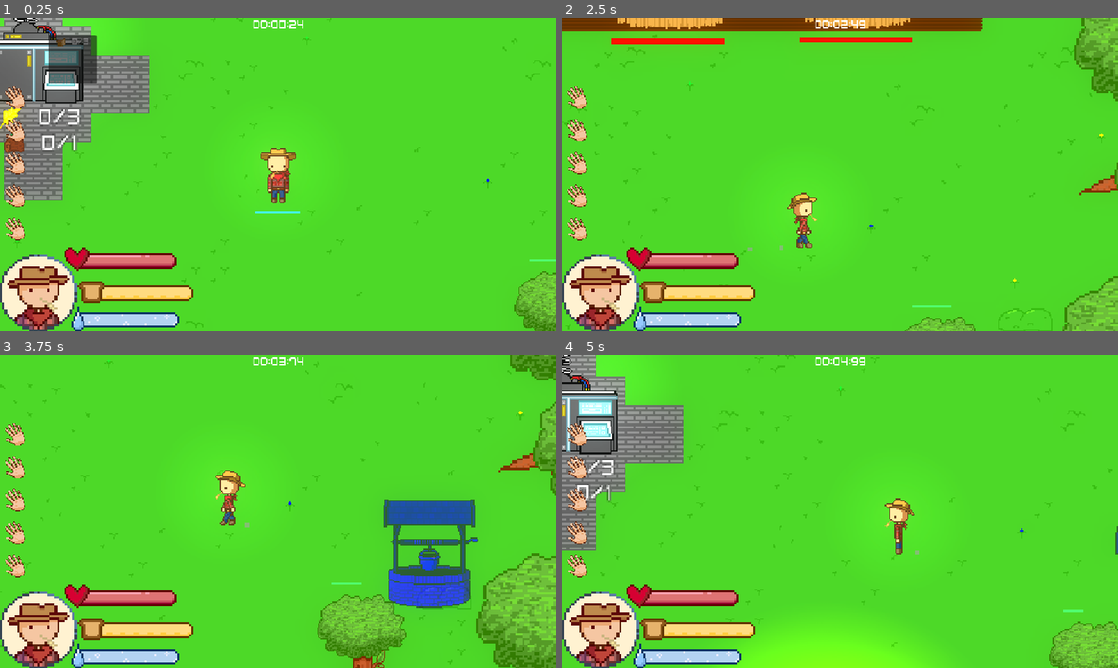
Above: before the commit, frames 1-4 (two rows, left to right).
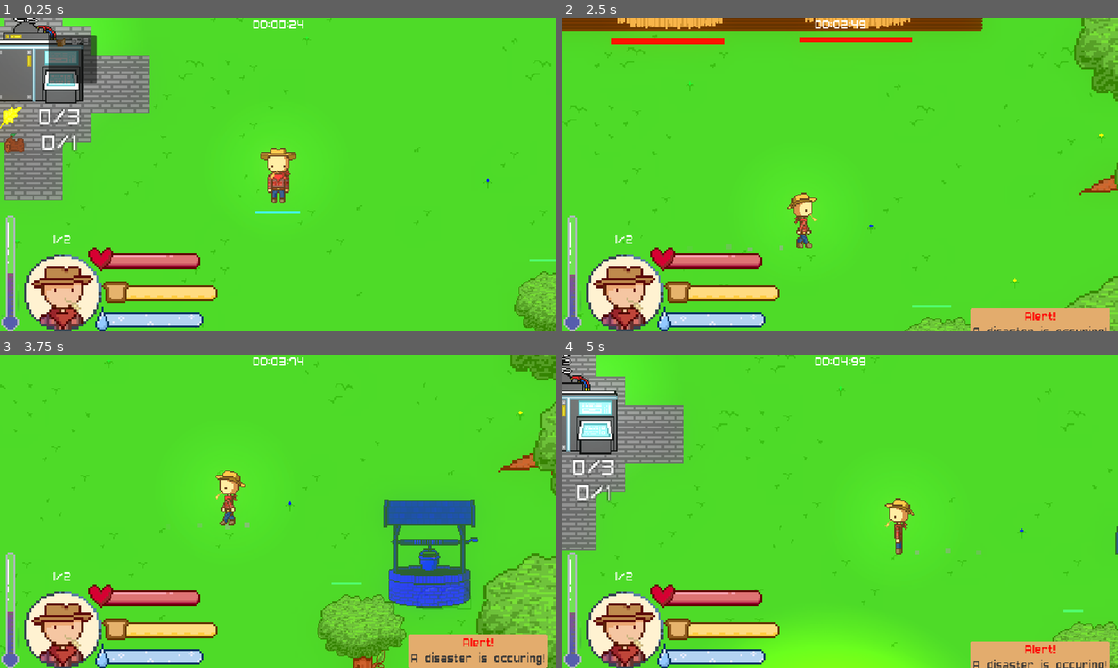
Above: after the commit, the same moments.

Repository: T3rryTim3/mhs-gamedev-02
Game: Godot game, scene res://scenes/Levels/field.tscn
Same seed, same stepped clock (60 frames per second), same inputs: the game is played once before the commit and once after it. This scene is started directly instead of the project's main scene.
Inputs (mouse positions are in pixels of both pictures, inside the frame that each line leads up to):
- Up to frame 1 (0.25 s): no input
- Up to frame 2 (2.5 s): tap Enter (ui_accept) at 0.5, 0.77 s; move the mouse to (962, 158) at 0.52 s; hold D (move_right) 0.53-1.25 s; tap B (blueprint) at 0.6 s; click (962, 158) at 0.67 s; tap Q (drop) at 0.8 s; drag from (728, 190) to (812, 237) at 1.27 s; move the mouse to (895, 105) at 2.02 s; hold D (move_right) from 2.03 s (still down); click (895, 105) at 2.1 s; tap K (spawn_event) at 2.3 s
- Up to frame 3 (3.75 s): release D (move_right) at 2.75 s; drag from (250, 574) to (111, 464) at 2.77 s; move the mouse to (444, 558) at 3.52 s; hold A (move_left) from 3.53 s (still down); tap B (blueprint) at 3.6 s; click (444, 558) at 3.67 s
- Up to frame 4 (5 s): tap Enter (ui_accept) at 3.77 s; tap Q (drop) at 3.8 s; release A (move_left) at 4.25 s; drag from (673, 464) to (773, 495) at 4.27 s

The runs differ from the first frame. In frame 1, 6.2% of the frame differs, in the area x 0-40%, y 21-100%; in frame 2, 8.1%; in frame 3, 8.9%, in the area x 0-99%, y 21-100%; in frame 4, 8.4%.

Commit message:
Small visual changes

Diff:
--- a/projects/mhsdev-02/loadingscreentips.gd
+++ b/projects/mhsdev-02/loadingscreentips.gd
@@ -1,4 +1,7 @@
 extends Control
+
+var tip_cooldown:float = 6
+var current_tip_cooldown:float = 0
 
 var tips = [
 	"You can add water to wheat fields to heal them.",
@@ -7,7 +10,6 @@
 	"Powering the machine early helps you survive longer.",
 	"You can carry multiple items at once and rotate them around (Default R). ",
 	"Press Q (Default) to drop items without picking anything up.",
-	"Sprinting increases your thirst drain, so use it wisely.",
 	"Sprinting increases your thirst drain, so use it wisely."
 ]
 
@@ -18,5 +20,11 @@
 	print (value)
 	$PanelContainer/Label.text = str(value)
 
+func _process(delta: float) -> void:
+	current_tip_cooldown += delta
+	if current_tip_cooldown >= tip_cooldown:
+		select_tip()
+		current_tip_cooldown = 0
+
 func _ready() -> void:
 	select_tip()
--- a/projects/mhsdev-02/loadingscreentips.tscn
+++ b/projects/mhsdev-02/loadingscreentips.tscn
@@ -1,6 +1,8 @@
-[gd_scene load_steps=2 format=3 uid="uid://cc6iwjkl1y75b"]
+[gd_scene load_steps=3 format=3 uid="uid://bi5kl6iyh0ako"]
 
 [ext_resource type="Script" uid="uid://ddcy2pr4aidwy" path="res://loadingscreentips.gd" id="1_q74re"]
+
+[sub_resource type="StyleBoxEmpty" id="StyleBoxEmpty_q74re"]
 
 [node name="Control" type="Control"]
 layout_mode = 3
@@ -18,11 +20,12 @@
 anchor_right = 1.0
 anchor_bottom = 1.0
 offset_left = 490.0
-offset_top = -186.0
+offset_top = -35.0
 offset_right = -481.0
 offset_bottom = -1.0
 grow_horizontal = 2
 grow_vertical = 0
+theme_override_styles/panel = SubResource("StyleBoxEmpty_q74re")
 
 [node name="Label" type="Label" parent="PanelContainer"]
 layout_mode = 2
--- a/projects/mhsdev-02/scenes/Base/player.tscn
+++ b/projects/mhsdev-02/scenes/Base/player.tscn
@@ -255,6 +255,13 @@
 [sub_resource type="CircleShape2D" id="CircleShape2D_v1t42"]
 radius = 17.58
 
+[sub_resource type="Curve" id="Curve_1plcu"]
+_data = [Vector2(0, 1), 0.0, 0.0, 0, 0, Vector2(0.529412, 0.853933), 0.0, 0.0, 0, 0, Vector2(1, 0), 0.0, 0.0, 0, 0]
+point_count = 3
+
+[sub_resource type="CurveTexture" id="CurveTexture_nxqlp"]
+curve = SubResource("Curve_1plcu")
+
 [sub_resource type="ParticleProcessMaterial" id="ParticleProcessMaterial_2qmqs"]
 particle_flag_disable_z = true
 emission_shape_scale = Vector3(1, 2, 1)
@@ -264,6 +271,7 @@
 scale_min = 4.0
 scale_max = 4.0
 color = Color(0.52, 0.52, 0.52, 0.666667)
+alpha_curve = SubResource("CurveTexture_nxqlp")
 
 [sub_resource type="Gradient" id="Gradient_ec81o"]
 offsets = PackedFloat32Array(0, 0.87013)
@@ -357,7 +365,7 @@
 z_index = -4
 z_as_relative = false
 position = Vector2(0, 22)
-amount = 4
+lifetime = 2.0
 process_material = SubResource("ParticleProcessMaterial_2qmqs")
 
 [node name="PointLight2D" type="PointLight2D" parent="."]
--- /dev/null
+++ b/projects/mhsdev-02/scenes/Events/LightningStrike.tscn
@@ -0,0 +1,3 @@
+[gd_scene format=3 uid="uid://b0px88u7gy3cc"]
+
+[node name="LightningStrike" type="StaticBody2D"]
--- /dev/null
+++ b/projects/mhsdev-02/scenes/Events/storm.gd
@@ -0,0 +1,20 @@
+extends Event
+
+@onready var lightning = preload("res://scenes/Events/LightningStrike.tscn")
+
+var strike_delay:float
+var strike_damage:float
+
+var max_delay:float
+
+## Strike lightning at a random area on the map.
+func _strike():
+	pass
+
+func _process(delta:float):
+	strike_delay += delta
+	if strike_delay >= max_delay:
+		_strike()
+
+func _ready():
+	strike_delay = 20 / EventMan.scale_val(data.strength)
--- /dev/null
+++ b/projects/mhsdev-02/scenes/Events/storm.tscn
@@ -0,0 +1,54 @@
+[gd_scene load_steps=9 format=3 uid="uid://db6ulycnywgrc"]
+
+[ext_resource type="Script" uid="uid://dtrel3tdenhpb" path="res://scenes/Events/storm.gd" id="1_hbpd6"]
+[ext_resource type="Texture2D" uid="uid://ddfxp82bdurxa" path="res://images/event/Storm/lightning 1.png" id="3_aj7u2"]
+[ext_resource type="Texture2D" uid="uid://kuorkrr6tkxn" path="res://images/event/Storm/lightning 3.png" id="4_v54kc"]
+[ext_resource type="Texture2D" uid="uid://dh54sj1sjgmm6" path="res://images/event/Storm/Lighnting 2.png" id="5_4ka4a"]
+[ext_resource type="AudioStream" uid="uid://uauxowy0nyjv" path="res://Audio/SFX/Event/volcanoSpawnTest.wav" id="5_hw6sc"]
+[ext_resource type="Texture2D" uid="uid://cn05b4sy3b7am" path="res://images/event/Storm/lighitning 4.png" id="6_4dt60"]
+[ext_resource type="Texture2D" uid="uid://nefdihhb3hrn" path="res://images/event/Storm/litining 5.png" id="7_5u5dn"]
+
+[sub_resource type="SpriteFrames" id="SpriteFrames_uu3rc"]
+animations = [{
+"frames": [],
+"loop": true,
+"name": &"default",
+"speed": 5.0
+}, {
+"frames": [{
+"duration": 1.0,
+"texture": ExtResource("3_aj7u2")
+}, {
+"duration": 1.0,
+"texture": ExtResource("4_v54kc")
+}, {
+"duration": 1.0,
+"texture": ExtResource("5_4ka4a")
+}, {
+"duration": 1.0,
+"texture": ExtResource("6_4dt60")
+}, {
+"duration": 1.0,
+"texture": ExtResource("7_5u5dn")
+}],
+"loop": false,
+"name": &"strike",
+"speed": 10.0
+}]
+
+[node name="Volcano" type="Node"]
+script = ExtResource("1_hbpd6")
+
+[node name="StaticBody2D2" type="StaticBody2D" parent="."]
+scale = Vector2(3, 3)
+
+[node name="Spawn" type="AudioStreamPlayer2D" parent="StaticBody2D2"]
+scale = Vector2(0.333333, 0.333333)
+stream = ExtResource("5_hw6sc")
+bus = &"SFX"
+
+[node name="AnimatedSprite2D" type="AnimatedSprite2D" parent="StaticBody2D2"]
+sprite_frames = SubResource("SpriteFrames_uu3rc")
+animation = &"strike"
+frame = 4
+frame_progress = 1.0
--- a/projects/mhsdev-02/scenes/Events/tornado.tscn
+++ b/projects/mhsdev-02/scenes/Events/tornado.tscn
@@ -1,10 +1,10 @@
 [gd_scene load_steps=27 format=3 uid="uid://6rt37s7rt8yn"]
 
 [ext_resource type="Script" uid="uid://dsh22e3hlmtpx" path="res://scripts/Events/tornado.gd" id="1_hquia"]
-[ext_resource type="Texture2D" uid="uid://d2brelvh11mbq" path="res://images/event/pixil-frame-0.png" id="2_u72bs"]
-[ext_resource type="Texture2D" uid="uid://3apexvksy8uk" path="res://images/event/pixil-frame-1.png" id="3_u0dys"]
-[ext_resource type="Texture2D" uid="uid://5kjpxua8ib07" path="res://images/event/pixil-frame-2.png" id="4_7hdht"]
-[ext_resource type="Texture2D" uid="uid://c4jy4rsfs0khp" path="res://images/event/pixil-frame-3.png" id="5_wc17b"]
+[ext_resource type="Texture2D" uid="uid://d2brelvh11mbq" path="res://images/event/Tornado/pixil-frame-0.png" id="2_u72bs"]
+[ext_resource type="Texture2D" uid="uid://3apexvksy8uk" path="res://images/event/Tornado/pixil-frame-1.png" id="3_u0dys"]
+[ext_resource type="Texture2D" uid="uid://5kjpxua8ib07" path="res://images/event/Tornado/pixil-frame-2.png" id="4_7hdht"]
+[ext_resource type="Texture2D" uid="uid://c4jy4rsfs0khp" path="res://images/event/Tornado/pixil-frame-3.png" id="5_wc17b"]
 [ext_resource type="Texture2D" uid="uid://dmk6tourrlbtx" path="res://images/event/Tornado/Tornado Frame 1.png" id="6_e2ve3"]
 [ext_resource type="Texture2D" uid="uid://dsbdwrphy8qvd" path="res://images/event/Tornado/Tornado Frame 2.png" id="7_utn5a"]
 [ext_resource type="Texture2D" uid="uid://cnlp2l3cxg2q1" path="res://images/event/Tornado/Tornado Frame 3.png" id="8_dxdub"]
--- a/projects/mhsdev-02/scenes/Levels/field.tscn
+++ b/projects/mhsdev-02/scenes/Levels/field.tscn
@@ -16,6 +16,12 @@
 [sub_resource type="RectangleShape2D" id="RectangleShape2D_5cqmg"]
 size = Vector2(1293, 960)
 
+[sub_resource type="Gradient" id="Gradient_4sovy"]
+
+[sub_resource type="GradientTexture2D" id="GradientTexture2D_tx5fc"]
+gradient = SubResource("Gradient_4sovy")
+fill_from = Vector2(0, 1)
+
 [sub_resource type="Environment" id="Environment_nmvk3"]
 background_mode = 3
 ambient_light_source = 1
@@ -23,13 +29,15 @@
 ssao_radius = 1.5
 ssao_detail = 1.5
 glow_enabled = true
-glow_intensity = 0.21
-glow_strength = 0.6
-glow_bloom = 0.37
+glow_intensity = 0.38
+glow_strength = 0.72
+glow_bloom = 0.4
 glow_blend_mode = 1
 glow_hdr_threshold = 0.0
-glow_hdr_scale = 0.95
-glow_hdr_luminance_cap = 41.18
+glow_hdr_scale = 2.04
+glow_hdr_luminance_cap = 16.93
+glow_map_strength = 0.87
+glow_map = SubResource("GradientTexture2D_tx5fc")
 adjustment_enabled = true
 adjustment_brightness = 1.1
 adjustment_contrast = 0.91
--- a/projects/mhsdev-02/scenes/Levels/tutorial_2.tscn
+++ b/projects/mhsdev-02/scenes/Levels/tutorial_2.tscn
@@ -53,6 +53,7 @@
 map_limit = NodePath("CameraLimit")
 
 [node name="CameraLimit" type="CollisionShape2D" parent="."]
+visible = false
 position = Vector2(-122.5, 1.5)
 shape = SubResource("RectangleShape2D_5cqmg")
 debug_color = Color(0, 0.61, 0.61, 0.243137)
--- a/projects/mhsdev-02/scenes/UI/hud.tscn
+++ b/projects/mhsdev-02/scenes/UI/hud.tscn
@@ -11,16 +11,19 @@
 [ext_resource type="Texture2D" uid="uid://w50q7hpdtyxh" path="res://images/UI/Stats/Health/Health bar 0.png" id="9_t6axx"]
 [ext_resource type="Texture2D" uid="uid://blsojfbk6wugf" path="res://images/UI/Stats/Health/Helth1.png" id="10_kj32l"]
 [ext_resource type="Texture2D" uid="uid://cmfxo2ewxo1un" path="res://images/UI/Stats/Health/helth bar.png" id="11_0fcg2"]
+[ext_resource type="Texture2D" uid="uid://cfre3y4nv0v18" path="res://images/UI/Stats/Temp/Therometer Clear.png" id="12_7frj2"]
 [ext_resource type="Script" uid="uid://ducio72b3s1st" path="res://scripts/Singletons/UI/playerstatbar.gd" id="12_bvuis"]
 [ext_resource type="PackedScene" uid="uid://cpvuemyt56v57" path="res://scenes/UI/PauseMenu.tscn" id="12_kj32l"]
 [ext_resource type="Texture2D" uid="uid://du2v5bxgnjd7b" path="res://images/UI/Stats/Hunger/Hunger bar 0.png" id="12_syq1e"]
 [ext_resource type="Texture2D" uid="uid://daat7lxig261k" path="res://images/UI/Stats/Hunger/Hunger Icon.png" id="13_bvuis"]
+[ext_resource type="Texture2D" uid="uid://tr41fmo250lv" path="res://images/UI/Stats/Temp/Thermometer.png" id="13_dm2wl"]
 [ext_resource type="Texture2D" uid="uid://cbv6mqskvvpnh" path="res://images/UI/Stats/Hunger/Hunger Bar.png" id="14_72mkl"]
 [ext_resource type="Texture2D" uid="uid://cinpnqv1kp7yd" path="res://images/UI/Stats/Thirst/Thirst bar 0.png" id="15_riety"]
 [ext_resource type="Texture2D" uid="uid://c0jyuwty7cei3" path="res://images/UI/Stats/Thirst/thirst icon.png" id="16_r44e2"]
 [ext_resource type="Texture2D" uid="uid://cbqqb0mub0etx" path="res://images/UI/Stats/Thirst/Thirst bar.png" id="17_7frj2"]
 [ext_resource type="Texture2D" uid="uid://cj3r5l6nmhku3" path="res://images/UI/Stats/Samuel health bar icon.png" id="19_dm2wl"]
 [ext_resource type="Texture2D" uid="uid://btcwci6xrmgxj" path="res://images/UI/hand.png" id="21_72mkl"]
+[ext_resource type="Texture2D" uid="uid://5wk5qj75dypj" path="res://images/UI/Screen-Overlay.png" id="22_riety"]
 
 [sub_resource type="Gradient" id="Gradient_18exe"]
 colors = PackedColorArray(0.827451, 0, 0.137255, 0.419608, 0.827, 0, 0.137, 0)
@@ -57,7 +60,52 @@
 frame_3/texture = ExtResource("7_7wvwv")
 frame_3/duration = 1.0
 
-[node name="Control" type="Control"]
+[sub_resource type="StyleBoxFlat" id="StyleBoxFlat_7frj2"]
+bg_color = Color(0.89, 0.674027, 0.4272, 1)
+corner_radius_top_left = 5
+corner_radius_top_right = 5
+corner_radius_bottom_right = 5
+corner_radius_bottom_left = 5
+anti_aliasing = false
+
+[sub_resource type="Animation" id="Animation_vatau"]
+length = 0.001
+tracks/0/type = "value"
+tracks/0/imported = false
+tracks/0/enabled = true
+tracks/0/path = NodePath(".:position")
+tracks/0/interp = 1
+tracks/0/loop_wrap = true
+tracks/0/keys = {
+"times": PackedFloat32Array(0),
+"transitions": PackedFloat32Array(1),
+"update": 0,
+"values": [Vector2(864, 578)]
+}
+
+[sub_resource type="Animation" id="Animation_dm2wl"]
+resource_name = "show"
+length = 3.0
+tracks/0/type = "value"
+tracks/0/imported = false
+tracks/0/enabled = true
+tracks/0/path = NodePath(".:position")
+tracks/0/interp = 1
+tracks/0/loop_wrap = true
+tracks/0/keys = {
+"times": PackedFloat32Array(0, 0.366667, 1.76667, 3),
+"transitions": PackedFloat32Array(0.420448, 1, 6.06287, 0.420448),
+"update": 0,
+"values": [Vector2(845, 670), Vector2(845, 578), Vector2(845, 578), Vector2(845, 670)]
+}
+
+[sub_resource type="AnimationLibrary" id="AnimationLibrary_2twfv"]
+_data = {
+&"RESET": SubResource("Animation_vatau"),
+&"show": SubResource("Animation_dm2wl")
+}
+
+[node name="HUD" type="Control"]
 process_mode = 3
 layout_mode = 3
 anchors_preset = 15
@@ -184,9 +232,9 @@
 
 [node name="Health" type="TextureProgressBar" parent="."]
 layout_mode = 0
-offset_left = 125.0
+offset_left = 175.0
 offset_top = 471.0
-offset_right = 185.0
+offset_right = 235.0
 offset_bottom = 511.0
 scale = Vector2(4, 4)
 value = 100.0
@@ -196,11 +244,25 @@
 script = ExtResource("12_bvuis")
 threshold_perc = 10.0
 
+[node name="Temp" type="TextureProgressBar" parent="."]
+layout_mode = 0
+offset_left = 3.0
+offset_top = 407.0
+offset_right = 63.0
+offset_bottom = 467.0
+scale = Vector2(4, 4)
+value = 100.0
+fill_mode = 3
+texture_under = ExtResource("12_7frj2")
+texture_progress = ExtResource("13_dm2wl")
+script = ExtResource("12_bvuis")
+threshold_perc = 10.0
+
 [node name="Hunger" type="TextureProgressBar" parent="."]
 layout_mode = 0
-offset_left = 160.0
+offset_left = 210.0
 offset_top = 537.0
-offset_right = 220.0
+offset_right = 270.0
 offset_bottom = 577.0
 scale = Vector2(4, 4)
 value = 100.0
@@ -212,9 +274,9 @@
 
 [node name="Thirst" type="TextureProgressBar" parent="."]
 layout_mode = 0
-offset_left = 131.0
+offset_left = 181.0
 offset_top = 592.0
-offset_right = 191.0
+offset_right = 241.0
 offset_bottom = 632.0
 scale = Vector2(4, 4)
 value = 100.0
@@ -233,9 +295,9 @@
 anchors_preset = 2
 anchor_top = 1.0
 anchor_bottom = 1.0
-offset_left = -1.0
+offset_left = 49.0
 offset_top = -160.0
-offset_right = 39.0
+offset_right = 89.0
 offset_bottom = -120.0
 grow_vertical = 0
 scale = Vector2(4, 4)
@@ -268,6 +330,7 @@
 offset_top = -78.0
 grow_horizontal = 2
 grow_vertical = 0
+mouse_filter = 2
 alignment = 1
 
 [node name="TextureRect" type="TextureRect" parent="VBoxContainer"]
@@ -301,6 +364,7 @@
 stretch_mode = 5
 
 [node name="HeldItems" type="VBoxContainer" parent="."]
+visible = false
 layout_direction = 2
 layout_mode = 1
 anchors_preset = 9
@@ -309,6 +373,7 @@
 offset_right = 64.0
 offset_bottom = -181.0
 grow_vertical = 2
+mouse_filter = 2
 alignment = 2
 
 [node name="TextureRect" type="TextureRect" parent="HeldItems"]
@@ -340,3 +405,86 @@
 texture = ExtResource("21_72mkl")
 expand_mode = 5
 stretch_mode = 5
+
+[node name="FreezeOverlay" type="Control" parent="."]
+modulate = Color(1, 1, 1, 0)
+layout_mode = 1
+anchors_preset = 15
+anchor_right = 1.0
+anchor_bottom = 1.0
+grow_horizontal = 2
+grow_vertical = 2
+mouse_filter = 2
+
+[node name="TextureRect2" type="TextureRect" parent="FreezeOverlay"]
+self_modulate = Color(1, 1, 1, 0.795)
+layout_mode = 1
+offset_right = 1152.0
+offset_bottom = 648.0
+mouse_filter = 2
+texture = ExtResource("22_riety")
+
+[node name="ColorRect" type="ColorRect" parent="FreezeOverlay"]
+layout_mode = 1
+anchors_preset = 15
+anchor_right = 1.0
+anchor_bottom = 1.0
+grow_horizontal = 2
+grow_vertical = 2
+mouse_filter = 2
+color = Color(0.805, 0.872, 1, 0.194)
+
+[node name="itemsheld" type="Label" parent="."]
+layout_mode = 1
+anchors_preset = -1
+anchor_left = 0.11
+anchor_top = 0.764
+anchor_right = 0.11
+anchor_bottom = 0.764
+offset_left = -20.72
+offset_top = -50.0721
+offset_right = 20.28
+offset_bottom = -22.0721
+text = "1/2"
+
+[node name="DisasterDisplay" type="PanelContainer" parent="."]
+layout_mode = 1
+anchors_preset = 3
+anchor_left = 1.0
+anchor_top = 1.0
+anchor_right = 1.0
+anchor_bottom = 1.0
+offset_left = -307.0
+offset_top = 22.0
+offset_right = -19.0
+offset_bottom = 92.0
+grow_horizontal = 0
+grow_vertical = 0
+mouse_filter = 2
+theme_override_styles/panel = SubResource("StyleBoxFlat_7frj2")
+
+[node name="MarginContainer" type="MarginContainer" parent="DisasterDisplay"]
+layout_mode = 2
+theme_override_constants/margin_left = 5
+theme_override_constants/margin_top = 5
+theme_override_constants/margin_right = 5
+theme_override_constants/margin_bottom = 5
+
+[node name="VBoxContainer" type="VBoxContainer" parent="DisasterDisplay/MarginContainer"]
+layout_mode = 2
+
+[node name="Label" type="Label" parent="DisasterDisplay/MarginContainer/VBoxContainer"]
+layout_mode = 2
+size_flags_horizontal = 4
+theme_override_colors/font_color = Color(1, 0, 0, 1)
+text = "Alert!"
+
+[node name="Label2" type="Label" parent="DisasterDisplay/MarginContainer/VBoxContainer"]
+layout_mode = 2
+theme_override_colors/font_color = Color(0.21, 0.21, 0.21, 1)
+text = "A disaster is occuring!"
+
+[node name="AnimationPlayer" type="AnimationPlayer" parent="DisasterDisplay"]
+libraries = {
+&"": SubResource("AnimationLibrary_2twfv")
+}
--- a/projects/mhsdev-02/scripts/Singletons/events.gd
+++ b/projects/mhsdev-02/scripts/Singletons/events.gd
@@ -1,6 +1,8 @@
 extends Node
 
 # TODO Call kill() on expired events
+
+signal event_spawned
 
 enum Events {
 	TORNADO,
@@ -61,3 +63,4 @@
 
 	parent.add_child(event_scn)
 	event_scn.spawn()
+	event_spawned.emit()
--- a/projects/mhsdev-02/scripts/Singletons/gamesettings.gd
+++ b/projects/mhsdev-02/scripts/Singletons/gamesettings.gd
@@ -5,8 +5,6 @@
 var glow:bool = false
 var bloom:bool = false
 var vignette:bool = false
-
-
 
 func _on_brightness_value_changed(value: float) -> void:
 	GameSettings.brightness = value
@@ -17,8 +15,6 @@
 func _on_hbv_toggled(toggled_on: bool) -> void:
 	GameSettings.vignette = toggled_on
 
-
-
 func _on_glow_toggled(toggled_on: bool) -> void:
 	GameSettings.glow = toggled_on
 
--- a/projects/mhsdev-02/scripts/Singletons/item_data.gd
+++ b/projects/mhsdev-02/scripts/Singletons/item_data.gd
@@ -65,7 +65,7 @@
 		ItemTypes.WHEAT_SEEDS:
 			health = 3
 			decay_rate = 0
-			img_path = "res://images/items/Wheat Seeds.png"
+			img_path = "res://images/items/Wheat Seeds Bag.png"
 		ItemTypes.APPLE:
 			health = 8
 			decay_rate = 0.1
--- a/projects/mhsdev-02/scripts/collector.gd
+++ b/projects/mhsdev-02/scripts/collector.gd
@@ -87,17 +87,13 @@
 var current_item_id:int = 0
 
 ## Current resources in the stack. (FILO)
-var current_resources:Array = [] : set = _set_resources
+var current_resources:Array = []
 
 var starting_range_pos:Vector2 = Vector2.ZERO
 
 ## Crate object
 var display:Sprite2D
 #endregion
-
-func _set_resources(new):
-	current_resources = new
-	resources_updated.emit()
 
 #region Built in
 func _ready() -> void:
@@ -220,6 +216,7 @@
 		if current_resources[i].collection_id == item_id:
 			current_resources.remove_at(i)
 			return
+	resources_updated.emit()
 
 func clear_items() -> void: ## Remove all items in the collector
 	for i in current_resources.size():
@@ -305,6 +302,7 @@
 		item.collect_progress = pickup_time
 
 	item_collected.emit()
+	resources_updated.emit()
 
 	if decay_coef == 0:
 		item.show_health = false
@@ -354,6 +352,8 @@
 	# Reset position back
 	item.global_position = glob_pos
 
+	resources_updated.emit()
+
 func get_topmost_item() -> Item: ## Returns the topmost item.
 	if len(current_resources) == 0:
 		return null
--- a/projects/mhsdev-02/scripts/hud.gd
+++ b/projects/mhsdev-02/scripts/hud.gd
@@ -22,18 +22,22 @@
 	return null
 
 func _update_held_items(): ## Updates the held items display
-	if $HeldItems.get_children_count() != player.collector.stack_limit:
-		for child in $HeldItems.get_children():
-			child.queue_free()
-		for x in range(player.collector.stack_limit):
-			var new_rect = TextureRect.new()
-			new_rect.expand_mode = TextureRect.EXPAND_FIT_HEIGHT_PROPORTIONAL
-			new_rect.stretch_mode = TextureRect.STRETCH_KEEP_ASPECT_CENTERED
-			$HeldItems.add_child(new_rect)
+	print("Updated")
+	$itemsheld.text = str(len(player.collector.current_resources)) + "/" + str(player.collector.stack_limit)
 
-	var i:int = 0
-	for child:TextureRect in $HeldItems.get_children():
-		child.texture = load(ItemData.get_item_data(player.collector.current_resources[i])["img_path"])
+	#if $HeldItems.get_children_count() != player.collector.stack_limit:
+		#for child in $HeldItems.get_children():
+			#child.queue_free()
+		#for x in range(player.collector.stack_limit):
+			#var new_rect = TextureRect.new()
+			#new_rect.expand_mode = TextureRect.EXPAND_FIT_HEIGHT_PROPORTIONAL
+			#new_rect.stretch_mode = TextureRect.STRETCH_KEEP_ASPECT_CENTERED
+			#$HeldItems.add_child(new_rect)
+#
+	#var i:int = 0
+	#for child:TextureRect in $HeldItems.get_children():
+		#child.texture = load(ItemData.get_item_data(player.collector.current_resources[i])["img_path"])
+
 
 func _update_mode_display(): # Updates the 'Bulding' and 'Removing' displays as needed
 	if player.delete_mode:
@@ -54,6 +58,8 @@
 	player = _get_level().player
 	player.give_upgrade.connect($UpgradeMenu.display_menu)
 	player.mode_changed.connect(_update_mode_display)
+	player.collector.resources_updated.connect(_update_held_items)
+	EventMan.event_spawned.connect($DisasterDisplay/AnimationPlayer.play.bind("show"))
 	player.death.connect(_player_death)
 	$Death2.player = player
 
@@ -66,11 +72,10 @@
 		]
 		_next_tutorial_step()
 
-	player.collector.resources_updated.connect(_update_held_items)
-
 func _update_stat_bars():
 	$Hunger.value = player.state.hunger.val * 100 / player.state.hunger.val_max
 	$Thirst.value = player.state.thirst.val * 100 / player.state.thirst.val_max
+	$Temp.value = player.state.temp.val * 100 / player.state.temp.val_max
 	$Health.value = player.health * 100 / player.max_health
 
 func _get_key(action:String) -> String: ## Get the string version of an action's event
@@ -184,4 +189,10 @@
 		var time_string = "%02d:%02d:%02d" % [minutes, seconds, milliseconds]
 		$Timer.text = time_string
 
+	# Update temperature displays
+	if player.state.temp.val <= 10:
+		$FreezeOverlay.modulate.a = (10 - player.state.temp.val) / 10
+	else:
+		$FreezeOverlay.modulate.a = 0
+
 	#$VBoxContainer/temp.value = player.state.temp.val * 100 / player.state.temp.val_max
--- a/projects/mhsdev-02/scripts/level.gd
+++ b/projects/mhsdev-02/scripts/level.gd
@@ -4,6 +4,7 @@
 signal station_built
 signal station_deleted
 signal machine_powered
+signal victory
 
 ## Scene for creating new items
 @onready var item_scn = preload("res://scenes/Base/item.tscn")
@@ -141,6 +142,9 @@
 	events = level_data.events
 	spawn_items = level_data.items
 
+func _win(): ## Ends the game in a victory
+	victory.emit()
+
 func _spawn_item():
 
 	# Ensure there are less items than the limit
--- a/projects/mhsdev-02/scripts/player.gd
+++ b/projects/mhsdev-02/scripts/player.gd
@@ -79,7 +79,7 @@
 var delete_mode:bool = false
 
 ## Time until next hunger damage tick
-var hunger_tick:float = 1.5
+var hunger_tick:float = 2.5
 
 ## Damage per hunger tick
 var hunger_damage:float = 1
--- a/projects/mhsdev-02/select.gd
+++ b/projects/mhsdev-02/select.gd
@@ -54,7 +54,17 @@
 		"name": "Custom",
 		"description": "A sandbox to play as you wish",
 		"scene_enum": "p",
-		"image_path": "res://images/placeholder.png"
+		"image_path": "res://images/placeholder.png",
+		"modes": [
+			{
+				"name": "Tutorial",
+				"leveldata": Config.GameDifficulties.TUTORIAL,
+				"desc": [
+					["x2 Events", Color(1,0,0)],
+					["x2 Events", Color(1,0,0)]
+				]
+			}
+		]
 
 	}
 ]
@@ -74,11 +84,8 @@
 
 func _ready():
 	#var levelbutton = $TextureButton
-	var forward = $PanelContainer/MarginContainer/VBoxContainer/HBoxContainer2/Forward
-	var back = $PanelContainer/MarginContainer/VBoxContainer/HBoxContainer2/Back
 	custom_sliders.visible = false
 	_update_data()
-
 
 	#update_button(levelbutton)
 
@@ -125,6 +132,5 @@
 		descriptions.add_child(label)
 
 
-func _on_difficulty_item_selected(index: int) -> void:
-	print(current_level_index)
+func _on_difficulty_item_selected(_index: int) -> void:
 	_update_desc()
Not shown, changed: projects/mhsdev-02/Audio/SFX/Items/Wheat.wav.import
Binary file added: projects/mhsdev-02/images/UI/Screen-Overlay.png
Not shown, added: projects/mhsdev-02/images/UI/Screen-Overlay.png.import
Binary file added: projects/mhsdev-02/images/UI/Stats/Temp/Thermometer.png
Not shown, changed: projects/mhsdev-02/images/UI/Stats/Temp/Thermometer.png.import
Binary file added: projects/mhsdev-02/images/UI/Stats/Temp/Therometer Clear.png
Not shown, added: projects/mhsdev-02/images/UI/Stats/Temp/Therometer Clear.png.import
Binary file added: projects/mhsdev-02/images/event/Storm/Lighnting 2.png
Not shown, changed: projects/mhsdev-02/images/event/Storm/Lighnting 2.png.import
Binary file added: projects/mhsdev-02/images/event/Storm/lighitning 4.png
Not shown, changed: projects/mhsdev-02/images/event/Storm/lighitning 4.png.import
Binary file added: projects/mhsdev-02/images/event/Storm/lightning 1.png
(and 20 more such lines)
